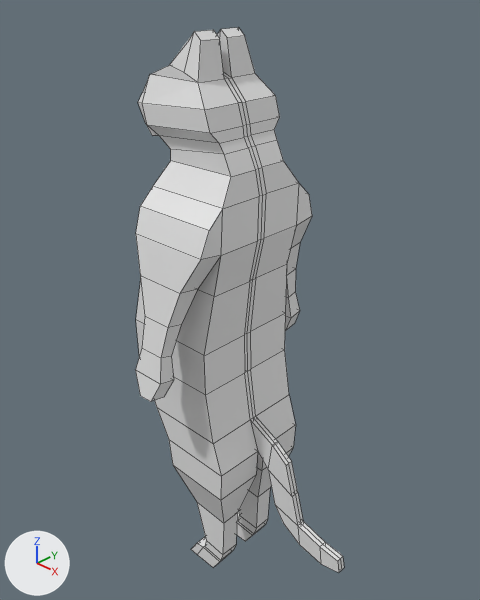
The Blender file Game/Meow Gear Solid/Assets/Models/cat.blend: old version first, new version second.
Camera for both pictures: a 50 mm lens placed at (5.44, -5.25, 4.39), pointed at (0.3, 0.07, 0.62). Lighting does not change. The marker at lower left points along +X, +Y and +Z. Mesh edges are drawn as thin lines.
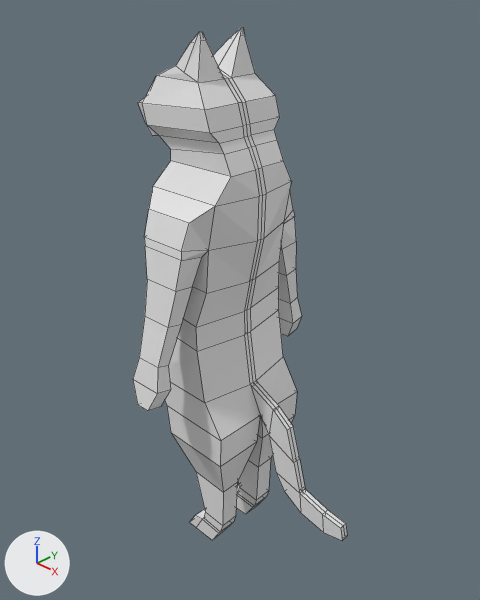
Diff of the bpy script that builds the scene:
```diff
--- a/Game/Meow Gear Solid/Assets/Models/cat.blend.py
+++ b/Game/Meow Gear Solid/Assets/Models/cat.blend.py
@@ me_plane @@
 # used by ob_plane; location = (0.0, 0.0, 0.0); rotation_euler = (1.571, 0.0, 0.0), in degrees (90, 0, 0)
-me_plane.from_pydata(...)  # 176 vertices, 174 faces; spans x -0.85..2.17, y -3.66..3.74, z -1.33..0.0
+me_plane.from_pydata(...)  # 180 vertices, 178 faces; spans x -0.87..2.17, y -3.1..3.74, z -1.38..0.0
+# me_plane part 1
+# 20 vertices are removed from x -0.25..0.44, y -3.66..1.15, z -1.33..-0.22
+# 28 faces are deleted
+# 42 vertices in x -0.5..2.17, y -3.66..-0.31, z -0.73..0.0 move by (0.0, 0.56, 0.0)
+# 17 vertices in x -0.28..1.85, y -3.66..-1.42, z -0.73..0.0 move by (0.0, 0.57, 0.0)
+# 26 vertices move from x -0.81..0.74, y -1.44..2.09, z -0.93..0.0 to x -0.74..0.74, y -0.88..2.09, z -0.93..0.0
+# 24 vertices are added at x -0.35..0.41, y -3.1..1.51, z -1.38..-0.22
+# 32 new faces join them
+# me_plane part 2
+# 17 vertices move from x -0.85..0.12, y 2.71..3.74, z -0.43..0.0 to x -0.87..0.12, y 2.71..3.74, z -0.43..0.0
```

What differs and where, as boxes [x1, y1, x2, y2] in the pictures (480 x 600 px; the box of a moved part takes in the faces that stretch with it):
'Plane', reshaped (6% shorter)
    before: [135, 27, 344, 572]
    after: [133, 28, 347, 540]
part 1 of me_plane, moved or reshaped
    before: [135, 161, 344, 572]
    after: [133, 161, 347, 540]
part 2 of me_plane, moved or reshaped
    before: [138, 27, 255, 110]
    after: [138, 28, 255, 110]
